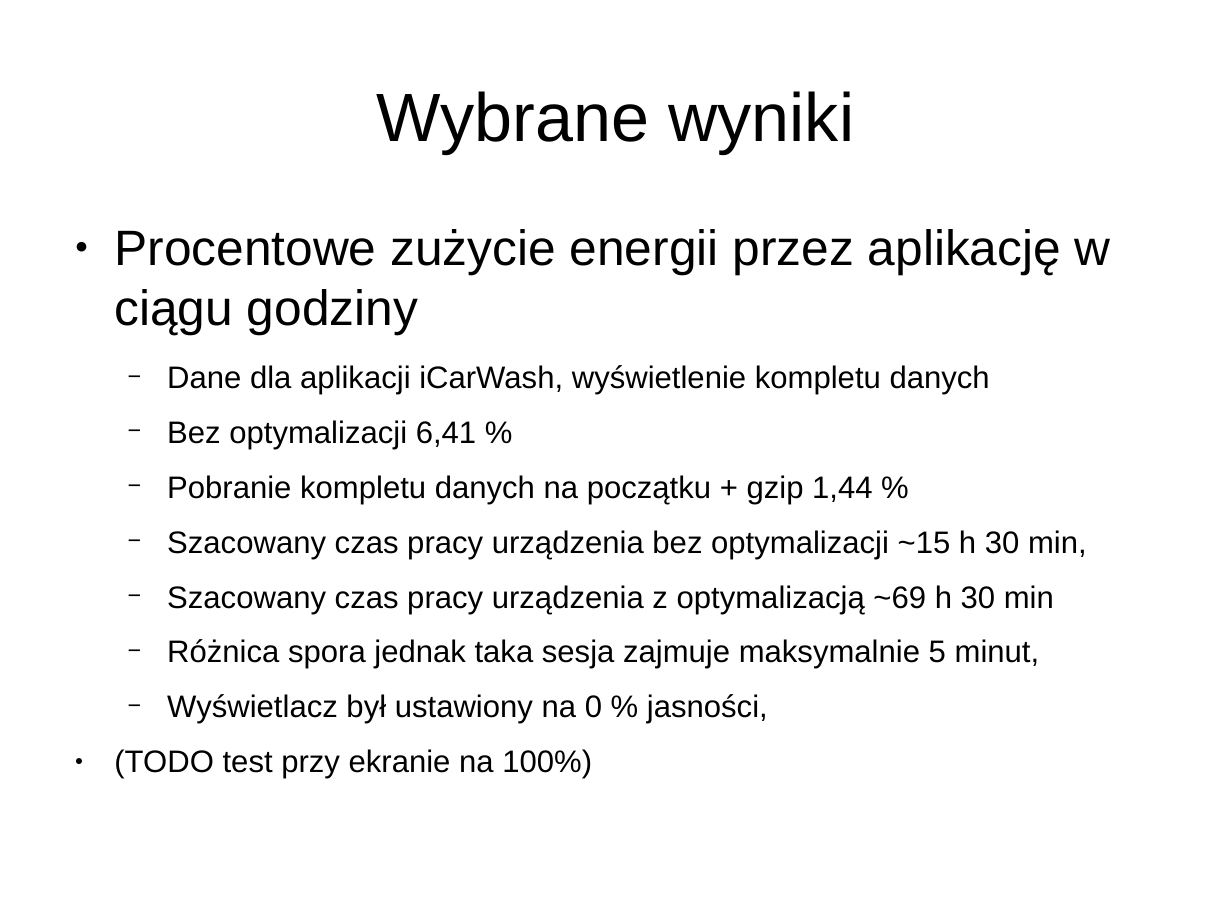
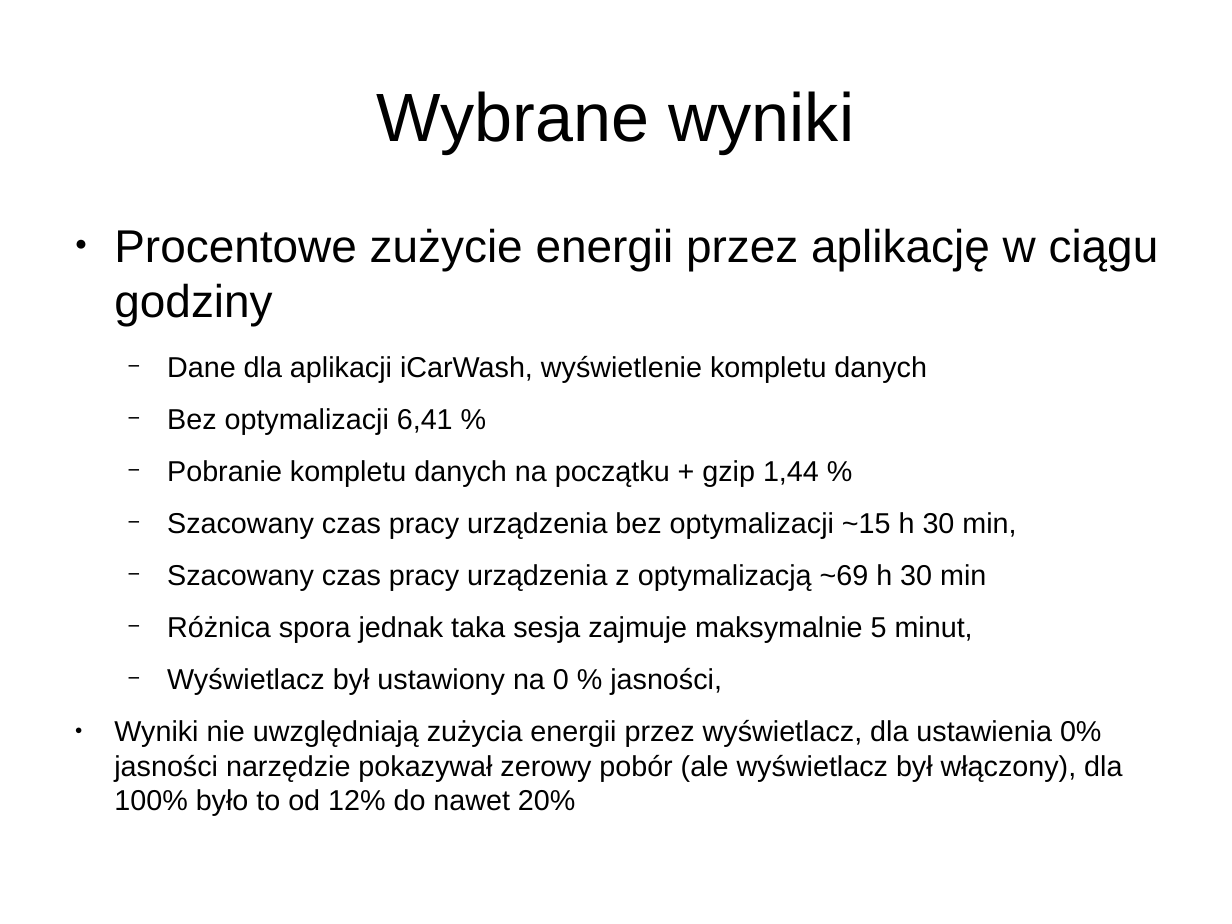
Before and after one commit to aksinghdce/master-thesis, a slide deck: slide 10 of prezentacja.odp. Drawn at 1232x924 pixels with LibreOffice and Linux fonts; fonts in the diff are those of the drawing. Boxes give left, top, right and bottom in pixels: in the first picture for what was removed or moved away, otherwise in the second. Text is boxed around its words. In the diff, an @@ line names an element or a change of style, - is before the commit and + after.

```diff
--- a/prezentacja.odp
+++ b/prezentacja.odp
@@ text at (114, 228, 1159, 695): size 32 to 29.6 pt in "Procentowe zużycie energii przez aplikację w ciągu ..."; size 20 to 18.5 pt in "Dane dla aplikacji iCarWash, wyświetlenie kompletu danych", "Bez optymalizacji 6,41 %", "Pobranie kompletu danych na początku + gzip ...", "Szacowany czas pracy urządzenia bez optymalizacji ~15 ..." and 3 more places @@
@@ text at (114, 720, 1122, 816): text changed; size 20 to 18.5 pt @@
-● (TODO test przy ekranie na 100%)
+● Wyniki nie uwzględniają zużycia energii przez wyświetlacz, dla ustawienia 0% jasności narzędzie pokazywał zerowy pobór (ale wyświetlacz był włączony), dla 100% było to od 12% do nawet 20%
```
Also in this commit, not shown: 1 other slide changed.
